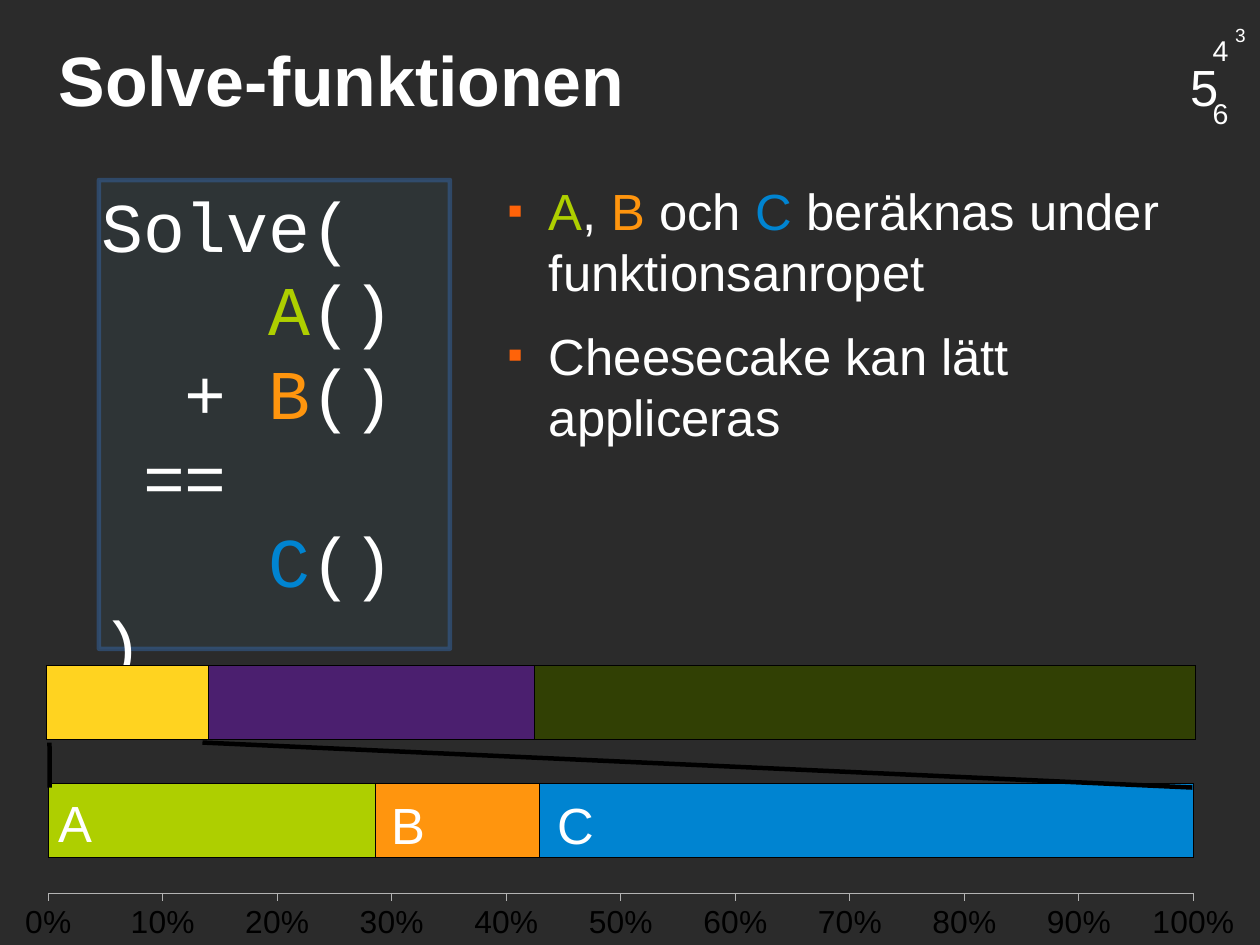
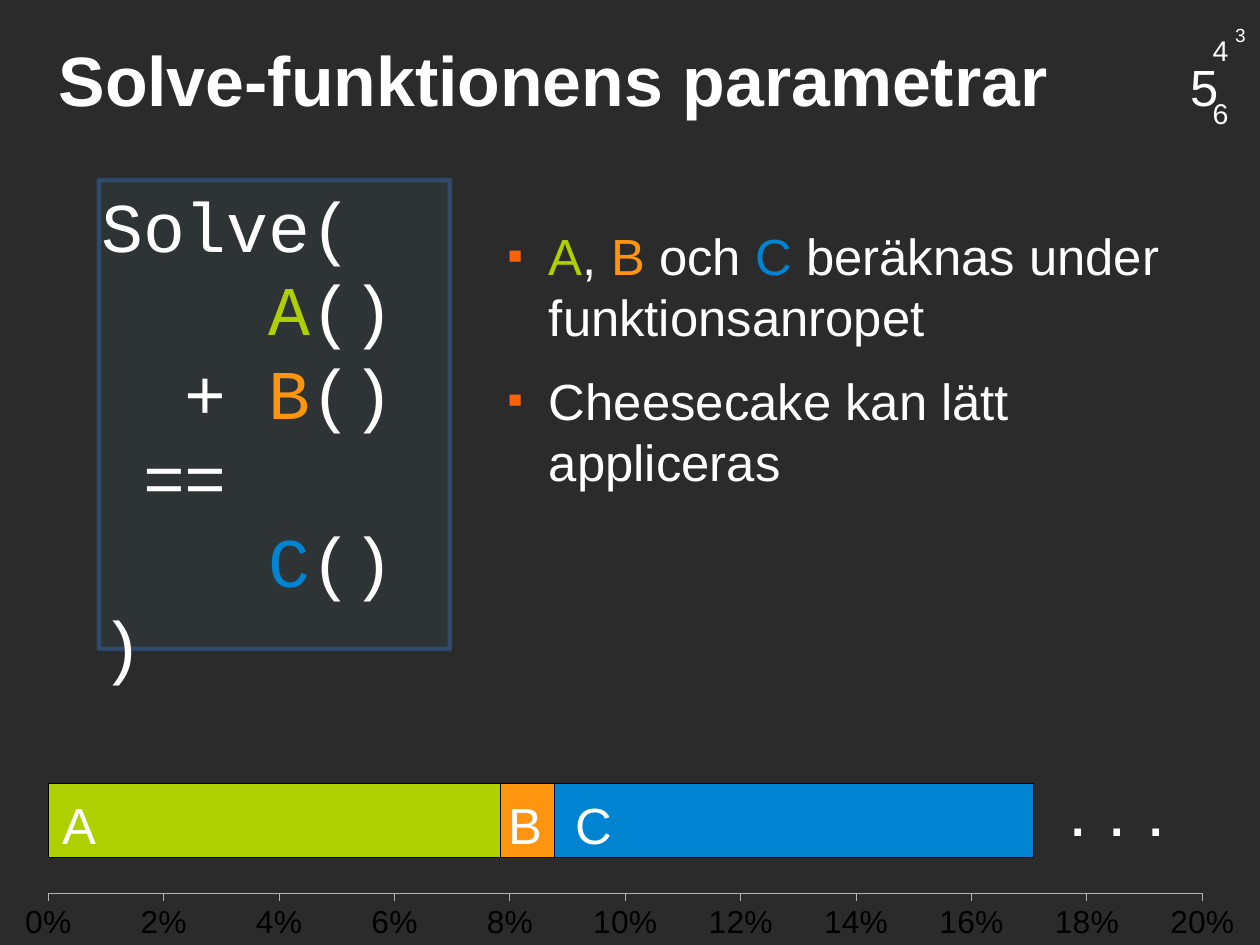
Before and after one commit to saifthe1/openfoam-openmp, a slide deck: slide 14 of presentation/pres.odp. Drawn at 1260x945 pixels with LibreOffice and Linux fonts; fonts in the diff are those of the drawing; background and template pictures are left out; a plain dark background stands for a picture behind light text. Boxes give left, top, right and bottom in pixels: in the first picture for what was removed or moved away, otherwise in the second. Text is boxed around its words. In the diff, an @@ line names an element or a change of style, - is before the commit and + after.

```diff
--- a/presentation/pres.odp
+++ b/presentation/pres.odp
@@ title at [59,55,1048,120]: text changed @@
-Solve-funktionen
+Solve-funktionens parametrar
@@ text "A, B och C beräknas ...": place and size @@
-text "A, B och C beräknas ..." at [549,193,1159,446]
+text "A, B och C beräknas ..." at [549,238,1159,491]
@@ bar stacked 100% chart removed at [23,625,1220,783] @@
-categories: 1
-Series 1: 14
-Series 2: 28
-Series 3: 58
@@ bar stacked 100% chart at [0,743,1260,945] @@
@@ Series 1, 1: 29 to 8 @@
@@ Series 2, 1: 14 to 1 @@
@@ Series 3, 1: 57 to 8 @@
+Series 4: 83
@@ value axis changed @@
@@ line removed from (49, 743) to (49, 788) @@
@@ line removed from (202, 743) to (1193, 788) @@
@@ text added at [1058,761,1215,851], 44 pt, text #FFFFFF @@
+. . .
@@ text "A": place and size @@
-text "A" at [58,807,92,842]
+text "A" at [63,809,97,844]
@@ text "B": place and size @@
-text "B" at [391,809,425,844]
+text "B" at [508,809,542,844]
@@ text "C": place and size @@
-text "C" at [558,808,595,845]
+text "C" at [576,808,613,845]
```
Also in this commit, not shown: 2 other slides changed, 1 slide added, 1 slide removed.
